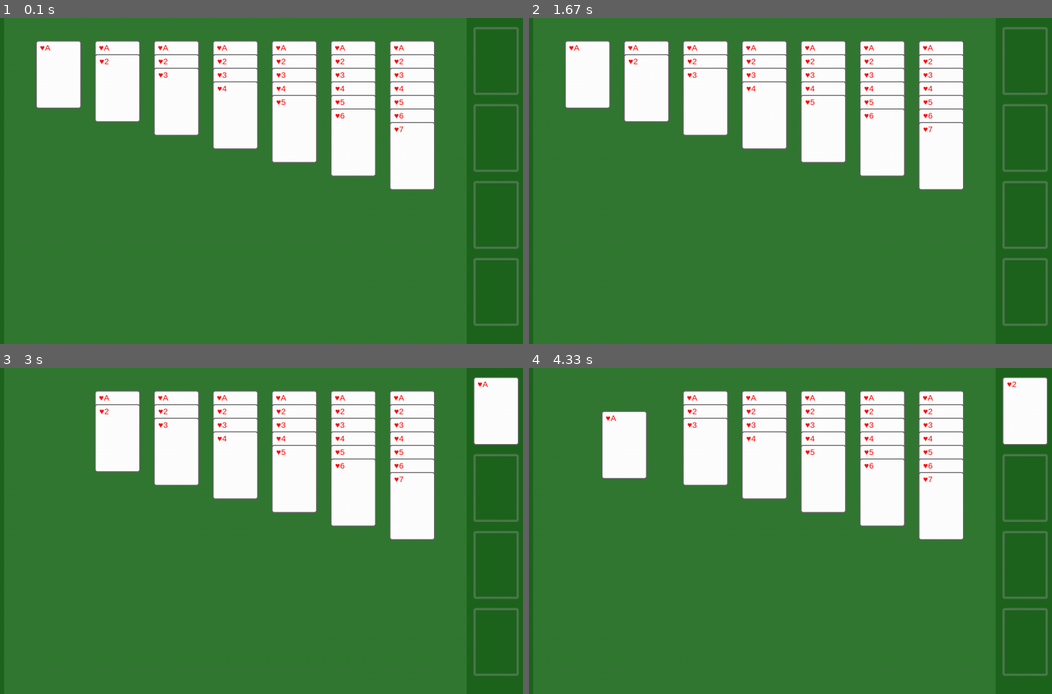
Above: before the commit, frames 1-4 (two rows, left to right).
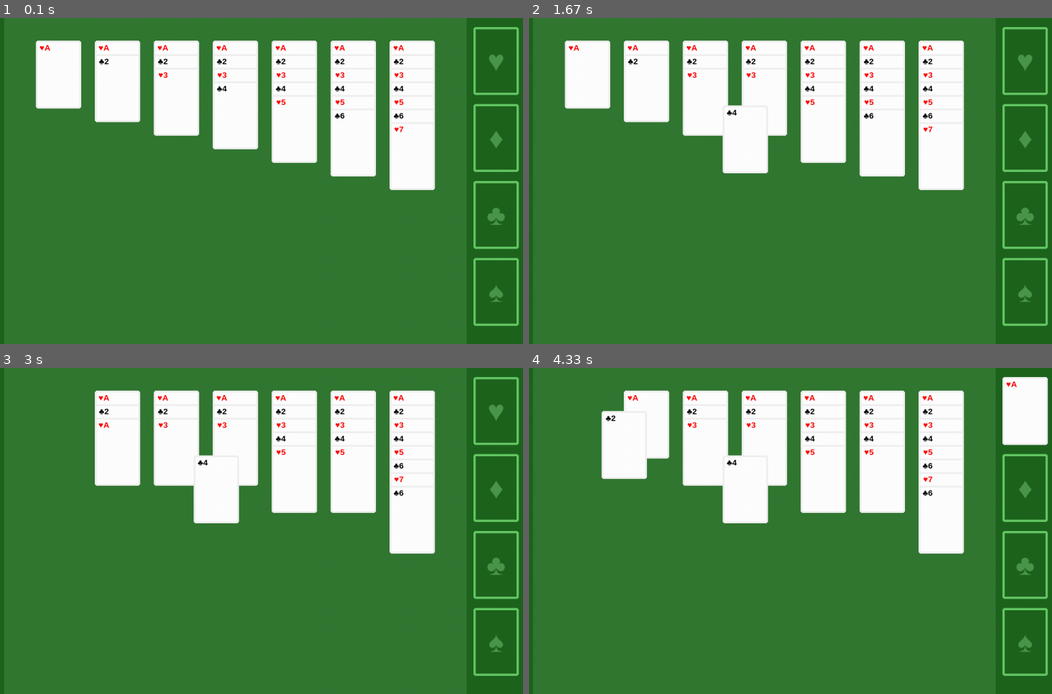
Above: after the commit, the same moments.

Repository: billydanke/Solitaire
Game: pygame game, started from Application.py
The game is run twice, just before and just after one commit, with the same random seed, the same clock (stepped at 60 frames per second) and the same inputs.
Inputs (mouse positions are in pixels of both pictures, inside the frame that each line leads up to):
- Up to frame 1 (0.1 s): no input
- Up to frame 2 (1.67 s): click (952, 171) at 0.38 s; press the mouse at (952, 171) at 0.7 s; move the mouse to (889, 190) at 0.8 s; release the mouse at (832, 210) at 0.93 s; click (774, 70) at 1.05 s; click (743, 125) at 1.38 s
- Up to frame 3 (3 s): click (350, 504) at 1.72 s; click (57, 420) at 2.55 s
- Up to frame 4 (4.33 s): click (638, 469) at 3.75 s; click (623, 446) at 4.28 s

The runs differ from the first frame. In frame 1, 4.3% of the frame differs, in the area x 6-100%, y 2-95%; in frame 2, 5.5%; in frame 3, 7.9%, in the area x 18-100%, y 2-95%; in frame 4, 7.0%.

Commit message:
Card handling

Diff:
--- a/Application.py
+++ b/Application.py
@@ -17,9 +17,12 @@
 menu.addContentItem(rightRect)
 
 for i in range(1,8):
-    cardLane = CardLane(200 + (i-1) * (DeckManager.cardSize[0] + 30), 50, i)
+    cardLane = CardLane(200 + (i-1) * (DeckManager.cardSize[0] + 30), 50, i, 30)
     for j in range(0,i):
-        cardLane.cards.append(Card(cardLane.x,cardLane.y + (j*30),"Hearts",j+1,False,cardLane,True))
+        if(j % 2 == 0):
+            cardLane.cards.append(Card(cardLane.x,cardLane.y + (j*30),"Hearts",j+1,False,cardLane,True))
+        else:
+            cardLane.cards.append(Card(cardLane.x,cardLane.y + (j*30),"Clubs",j+1,False,cardLane,True))
 
     menu.addContentItem(cardLane)
 
@@ -39,17 +42,15 @@
 
     menu.draw(EventManager.screen)
 
-    if(DeckManager.grabbedCard != None):
-        DeckManager.grabbedCard.draw(EventManager.screen)
+    for card in DeckManager.grabbedCardList:
+        card.draw(EventManager.screen)
 
     pygame.display.flip()
 
 def logicLoop():
-    EventManager.logicClock.tick(60) # This is your wait between frames. In this case, 33ms = ~30fps.
+    EventManager.logicClock.tick(60)
     EventManager.EventManager.UpdateMousePosition()
     EventManager.EventManager.Check()
-
-
 
     draw()
 
--- a/Card.py
+++ b/Card.py
@@ -11,13 +11,12 @@
         self.height = DeckManager.cardSize[1]
         self.cardSuit = cardSuit
         self.cardNumber = cardNumber
-        self.flippedOver = flippedOver
 
         self.cardRectangle = PyGameComponents.Rectangle(self.x, self.y, self.width, self.height, (255,255,255), 255, 0, 5, True)
-        self.borderRectangle = PyGameComponents.Rectangle(self.x, self.y, self.width, self.height, (100,100,100), 255, 2, 5, True)
+        self.borderRectangle = PyGameComponents.Rectangle(self.x, self.y, self.width, self.height, (240,240,240), 255, 4, 5, True)
 
         self.labelText,self.labelColor = self.generateLabelInfo()
-        self.cardLabel = PyGameComponents.Text(self.x + 20, self.y + 15, self.labelText, "arial", 18, self.labelColor)
+        self.cardLabel = PyGameComponents.Text(self.x + 20, self.y + 15, self.labelText, "arial", 18, self.labelColor, True)
 
         # Linear interpolation movement stuff
         self.lerpSourceX = 0
@@ -30,33 +29,69 @@
 
         # Click and drag movement stuff
         self.moveWithMouse = False
+        self.moveWithCard = False
+        self.parentCard = None
+        self.childCard = None
         self.pressed = False
         self.dragSourceX = 0
         self.dragSourceY = 0
 
         self.owner = owner
+        self.setFlipState(flippedOver)
 
         self.isDrawn = isDrawn
         EventManager.cardList.append(self)
 
     def pressDown(self):
-        if(self.isDrawn and not self.flippedOver):
+        if(self.isDrawn and not self.flippedOver and not self.inLerpMovement):
             self.moveWithMouse = True
             self.pressed = True
-            DeckManager.grabbedCard = self
+            DeckManager.grabbedCardList.append(self)
+            #print("-----")
+            #print(f"Picking up card {self.labelText}")
+
+            # Get children cards and append them as well
+            childCards:list[Card] = self.owner.getChildCards(self)
+
             self.owner.cards.remove(self)
 
-        self.dragSourceX = self.x
-        self.dragSourceY = self.y
+            for index,card in enumerate(childCards):
+                card.moveWithCard = True
+
+                # Get parent cards
+                if(index == 0):
+                    card.parentCard = self
+                else:
+                    card.parentCard = childCards[index-1]
+
+                # Set this card's parent's child to this. (lol confusing)
+                card.parentCard.childCard = card
+
+                DeckManager.grabbedCardList.append(card)
+                card.owner.cards.remove(card)
+                card.dragSourceX = card.x
+                card.dragSourceY = card.y
+
+                #print(f"Picking up child card {card.labelText}")
+
+            self.dragSourceX = self.x
+            self.dragSourceY = self.y
 
     def pressUp(self):
         self.moveWithMouse = False
         self.pressed = False
 
+        for card in DeckManager.grabbedCardList:
+            EventManager.cardList.remove(card)
+            EventManager.cardList.append(card)
+
         # Check if the card is flipped over or not drawn. If it is we don't want to do anything with it, so return.
         if(self.flippedOver or not self.isDrawn):
-            DeckManager.grabbedCard = None
-            self.owner.cards.append(self)
+            for card in DeckManager.grabbedCardList:
+                card.moveWithCard = False
+                card.parentCard = None
+                card.owner.cards.append(card)
+            DeckManager.grabbedCardList = []
             return
 
         # If the mouse didnt move between click and release, see if we can auto-move
@@ -73,9 +108,10 @@
                 if(acceptance):
                     destination = lane
                     break
+            #print("---------")
 
             # Check for any open stack locations
-            if(destination == None):
+            if(destination == None and self.childCard == None):
                 for stack in DeckManager.suitStackList:
                     acceptance = DeckManager.suitStackCardAcceptanceCheck(self,stack)
                     if(acceptance):
@@ -84,12 +120,21 @@
 
             # Assign the new ownership if applicable
             if(destination != None):
+                _,_,card = self.owner.getTopmostCard()
+                if(card != None and card.flippedOver): # Unflip the card above in the original lane
+                    card.setFlipState(False)
+
                 self.owner = destination
-                self.lerpTo(destination.x, destination.y, 0.1)
+                dropPosition = [destination.x, destination.getCardDropPosition()]
+                self.lerpTo(dropPosition[0], dropPosition[1], 0.1)
             else:
                 self.lerpTo(self.dragSourceX, self.dragSourceY, 0.1)
-            self.owner.cards.append(self)
-            DeckManager.grabbedCard = None
+            for card in DeckManager.grabbedCardList:
+                if(card.parentCard != None):
+                    card.owner = card.parentCard.owner
+                card.moveWithCard = False
+                card.owner.cards.append(card)
+            DeckManager.grabbedCardList = []
         else:
             # We can assume the mouse DID move.
             # Check for a good landing position. If there is one, lerp to it.
@@ -101,28 +146,56 @@
                 withinBounds = Utils.PointWithinBounds(EventManager.releasePoint,lane)
                 if(withinBounds and DeckManager.laneCardAcceptanceCheck(self,lane)):
                     destination = lane
+                    break
+            #print("---------")
 
             # Check if we dropped within bounds of a stack
-            if(destination == None):
+            if(destination == None and self.childCard == None):
                 for stack in DeckManager.suitStackList:
                     withinBounds = Utils.PointWithinBounds(EventManager.releasePoint,stack)
                     if(withinBounds and DeckManager.suitStackCardAcceptanceCheck(self,stack)):
                         destination = stack
+                        break
 
             # Assign the new ownership if applicable
             if(destination != None):
+                if(destination != None):
+                    _,_,card = self.owner.getTopmostCard()
+                    if(card != None and card.flippedOver): # Unflip the card above in the original lane
+                        card.setFlipState(False)
+
                 self.owner = destination
-                self.lerpTo(destination.x, destination.y, 0.1)
+                dropPosition = [destination.x, destination.getCardDropPosition()]
+                self.lerpTo(dropPosition[0], dropPosition[1], 0.1)
             else:
                 self.lerpTo(self.dragSourceX, self.dragSourceY, 0.1)
-            self.owner.cards.append(self)
-            DeckManager.grabbedCard = None
+            for card in DeckManager.grabbedCardList:
+                if(card.parentCard != None):
+                    card.owner = card.parentCard.owner
+                card.owner.cards.append(card)
+
+            DeckManager.grabbedCardList = []
 
     def drag(self):
         if(self.moveWithMouse):
-
-            if(self.x >= 0 and self.x + self.width <= EventManager.windowSize[0] and self.y >= 0 and self.y + self.height <= EventManager.windowSize[1]):
-                self.setPosition(EventManager.mousePosition[0] - self.width/2, EventManager.mousePosition[1] - self.height/2)
+            x = EventManager.mousePosition[0] - self.width/2
+            y = EventManager.mousePosition[1] - self.height/2
+
+            if(x < 0):
+                x = 0
+            elif(x + self.width > EventManager.windowSize[0]):
+                x = EventManager.windowSize[0] - self.width
+
+            if(y < 0):
+                y = 0
+            elif(y + self.height > EventManager.windowSize[1]):
+                y = EventManager.windowSize[1] - self.height
+
+            self.setPosition(x, y)
+
+    def matchParentCard(self):
+        if(self.moveWithCard and self.parentCard != None):
+            self.setPosition(self.parentCard.x, self.parentCard.y + 30)
 
     def lerpTo(self, x, y, speed):
         self.lerpSourceX = self.x
@@ -143,8 +216,10 @@
     def setFlipState(self, flip):
         if(flip == True):
             self.flippedOver = True
-            self.cardRectangle.setColor((50,50,200))
+            self.cardRectangle.setColor((19,87,156))
             self.cardLabel.isDrawn = False
+            if(self.owner.laneNumber == 1):
+                print(self.cardRectangle.color)
         else:
             self.flippedOver = False
             self.cardRectangle.setColor((255,255,255))
@@ -194,18 +269,30 @@
             if(self.inLerpMovement):
                 # Increase the interpolation factor every draw frame
                 self.interpolationFactor += self.interpolationSpeed
-                if(self.interpolationFactor > 1):
+                if(self.interpolationFactor >= 1):
                     self.interpolationFactor = 1
                     self.inLerpMovement = False
                     self.setPosition(self.lerpTargetX, self.lerpTargetY)
+
+                    # We have now completed the interpolation. If we have any children, make sure to decouple them
+                    #print("interpolaton complete")
+                    childCard:Card = self.childCard
+                    while(childCard != None):
+                        card = childCard
+                        childCard = childCard.childCard
+
+                        #print(f"Decoupling {card.labelText}")
+                        card.moveWithCard = False
+                        card.parentCard = None
+                        card.childCard = None
+
                 else:
                     x = (1 - self.interpolationFactor) * self.lerpSourceX + self.interpolationFactor * self.lerpTargetX
                     y = (1 - self.interpolationFactor) * self.lerpSourceY + self.interpolationFactor * self.lerpTargetY
-                    self.cardRectangle.setPosition(x, y)
-                    self.borderRectangle.setPosition(x, y)
-                    self.cardLabel.setPosition(x + 20, y + 15)
+                    self.setPosition(x,y)
             else:
                 self.drag()
+                self.matchParentCard()
 
             self.cardRectangle.draw(screen)
             self.borderRectangle.draw(screen)
--- a/CardLane.py
+++ b/CardLane.py
@@ -3,12 +3,13 @@
 import EventManager
 
 class CardLane():
-    def __init__(self, x, y, laneNumber):
+    def __init__(self, x, y, laneNumber, cardSpacing):
         self.x = x
         self.y = y
         self.width = DeckManager.cardSize[0]
         self.height = EventManager.windowSize[1] - self.y
         self.laneNumber = laneNumber
+        self.cardSpacing = cardSpacing
 
         self.cards: list[Card] = []
 
@@ -16,12 +17,22 @@
 
         DeckManager.laneList.append(self)
 
-    def getTopmostCard(self) -> tuple[str,int]:
+    def getTopmostCard(self) -> tuple[str,int,Card]:
         if(len(self.cards) == 0): # This is an empty lane.
-            return "None",14
+            return "None",13,None
 
         topCard: Card.Card = self.cards[-1]
-        return topCard.cardSuit, topCard.cardNumber
+        return topCard.cardSuit, topCard.cardNumber, topCard
+
+    def getChildCards(self, card: Card) -> list[Card]:
+        listIndex = self.cards.index(card)
+
+        # Get all cards past that index
+        return self.cards[listIndex + 1:]
+
+    def getCardDropPosition(self) -> int:
+        # This function gets the destination y coordinate for a dropped card.
+        return self.y + (len(self.cards) * self.cardSpacing)
 
     def draw(self,screen):
         if(self.isDrawn):
--- a/DeckManager.py
+++ b/DeckManager.py
@@ -12,7 +12,7 @@
 laneList = []
 suitStackList = []
 
-grabbedCard = None
+grabbedCardList = []
 
 def drawCard():
     card = random.choice(deck)
@@ -20,7 +20,11 @@
     return card
 
 def laneCardAcceptanceCheck(card: Card, lane: CardLane) -> bool:
-    topCardSuit,topCardNumber = lane.getTopmostCard()
+    topCardSuit,topCardNumber,_ = lane.getTopmostCard()
+    #print("lane:",lane.laneNumber,"topCardSuit:",topCardSuit,"topCardNumber:",topCardNumber,"Current card number:",card.cardNumber,"Lane Count:",len(lane.cards))
+
+    if(type(card.owner) == CardLane and lane.laneNumber == card.owner.laneNumber):
+        return False
 
     # Number check
     if(card.cardNumber != topCardNumber - 1):
@@ -38,7 +42,7 @@
     return True
 
 def suitStackCardAcceptanceCheck(card: Card, stack: SuitStack) -> bool:
-    topCardSuit,topCardNumber = stack.getTopmostCard()
+    _,topCardNumber,_ = stack.getTopmostCard()
 
     # Number check
     if(card.cardNumber != topCardNumber + 1):
--- a/EventManager.py
+++ b/EventManager.py
@@ -6,6 +6,7 @@
 cardList = []
 windowSize = (1280,720)
 screen = pygame.display.set_mode(windowSize)
+pygame.display.set_caption('Solitaire')
 running = True
 logicClock = pygame.time.Clock()
 lastInteractionTimestamp = datetime.now()
--- a/PyGameComponents.py
+++ b/PyGameComponents.py
@@ -76,6 +76,7 @@
         self.rect = self.surf.get_rect().move(self.x,self.y)
 
     def setColor(self,color):
+        self.color = color
         pygame.draw.rect(self.surf, self.color, self.surf.get_rect(), self.borderWidth, border_radius=self.borderRadius)
         self.surf.set_alpha(self.alpha)
 
--- a/SuitStack.py
+++ b/SuitStack.py
@@ -10,7 +10,8 @@
         self.height = DeckManager.cardSize[1]
         self.cardSuit = suit
 
-        self.backgroundRectangle = PyGameComponents.Rectangle(self.x, self.y, self.width, self.height, (150,150,150), 100, 5, 5)
+        self.backgroundRectangle = PyGameComponents.Rectangle(self.x, self.y, self.width, self.height, (100,200,100), 255, 5, 5)
+        self.backgroundLabel = PyGameComponents.Text(self.x + self.width/2, self.y + self.height/2, self.generateLabelInfo(), 'arial', 64, (75,150,75),True)
 
         self.cards: list[Card] = []
 
@@ -18,16 +19,40 @@
 
         DeckManager.suitStackList.append(self)
 
-    def getTopmostCard(self) -> tuple[str,int]:
+    def getTopmostCard(self) -> tuple[str,int,Card]:
         if(len(self.cards) == 0): # This is an empty stack.
-            return "None", 0
+            return "None", 0, None
 
         topCard: Card.Card = self.cards[-1]
-        return topCard.cardSuit, topCard.cardNumber
+        return topCard.cardSuit, topCard.cardNumber, topCard
+
+    def getChildCards(self, card: Card) -> list[Card]:
+        return []
+
+    def getCardDropPosition(self):
+        return self.y
+
+    def generateLabelInfo(self):
+        text = ""
+
+        # Generate the suit symbol
+        if(self.cardSuit == "Spades"):
+            text += "♠"
+        elif(self.cardSuit == "Hearts"):
+            text += "♥"
+        elif(self.cardSuit == "Clubs"):
+            text += "♣"
+        elif(self.cardSuit == "Diamonds"):
+            text += "♦"
+        else:
+            text += "?"
+
+        return text
 
     def draw(self,screen):
         if(self.isDrawn):
             self.backgroundRectangle.draw(screen)
+            self.backgroundLabel.draw(screen)
 
             for card in self.cards:
                 card.draw(screen)
